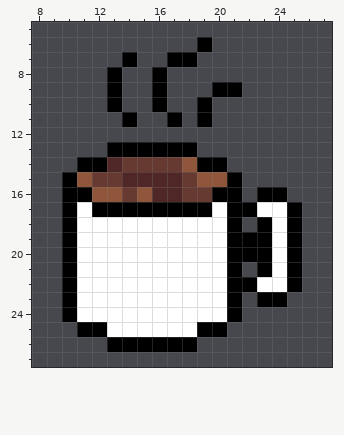
Pixel-art file -- Weekly Game Jam - Week 171/Assets/Sprites/UI/Pause Scene/Coffee.aseprite. The first picture shows the starting point.
32x32 pixels, 1 frame. Shown: x 8..27, y 5..27.
The same view after the edit:
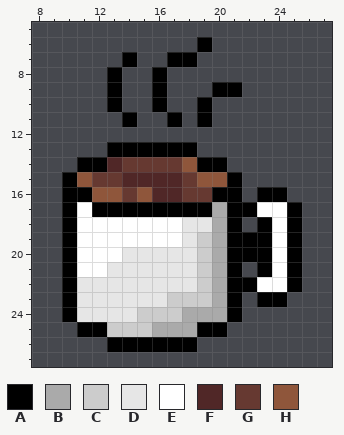
Palette (. is transparent): A #000000  B #aaaaaa  C #cccccc  D #e6e6e6  E #ffffff  F #502727  G #663931  H #8f563b
The edit:
The edit turns colour E into colour B in rows 17 to 23 at x 20; in row 24 at x 18 to 20; in row 25 at x 16 to 18.
The edit turns colour E into colour C in rows 19 to 22 at x 19; in row 23 at x 17 to 19; in row 24 at x 15 to 17; in row 25 at x 13 to 15.
The edit turns colour E into colour D in row 18 at x 18 to 19; in row 19 at x 18; in row 20 at x 14 to 18; in row 21 at x 13 to 18; in row 22 at x 11 to 18; in row 23 at x 11 to 16.
The edit turns colour E into colour D in row 24 at x 11 to 14.
Where, in picture pixels (left, top, right, bottom), the same in both pictures:
changed: (77, 202, 227, 337)
